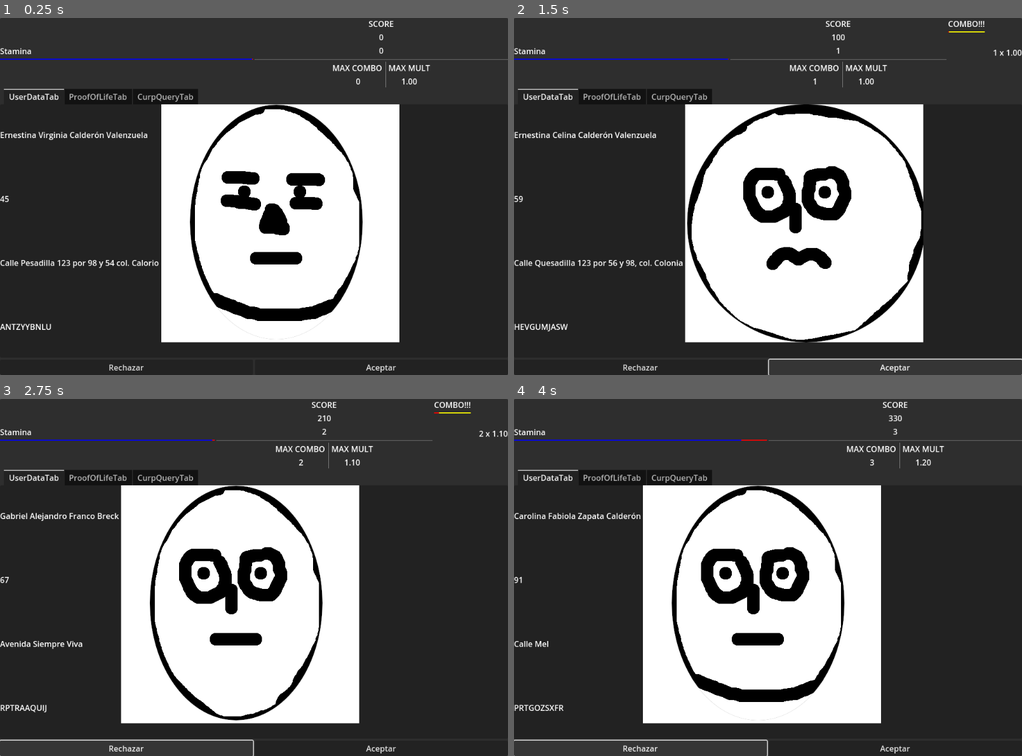
Above: before the commit, frames 1-4 (two rows, left to right).
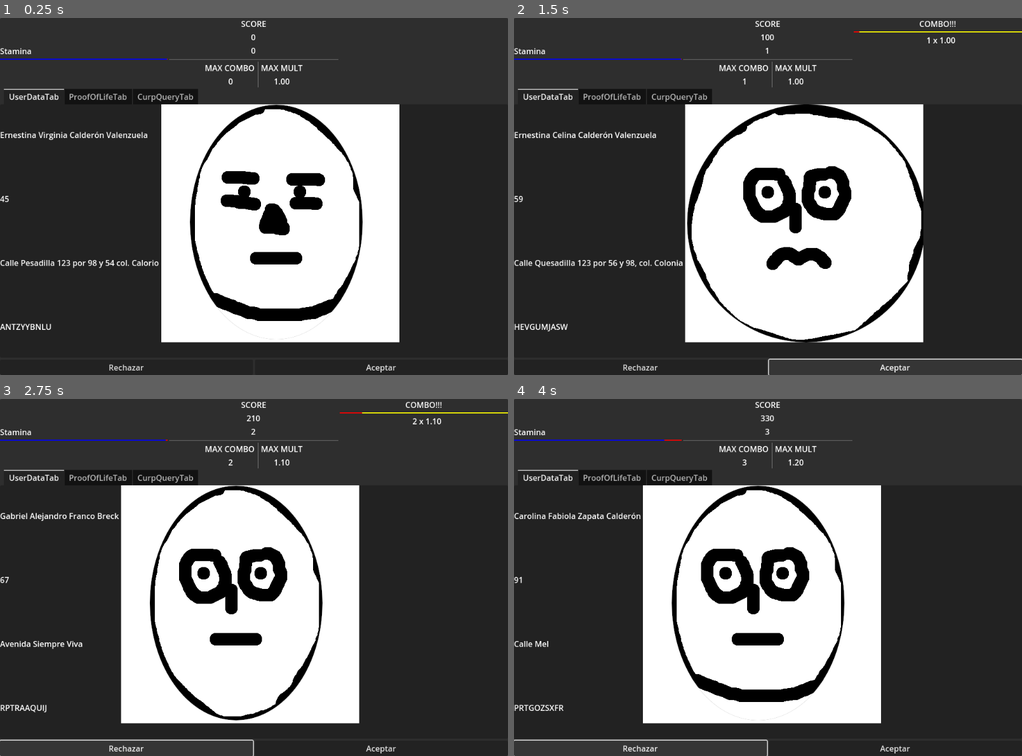
Above: after the commit, the same moments.

Repository: pyramid-seph/dash_dash_dashboard
Game: Godot game, scene res://scenes/Main.tscn
The game is run twice, just before and just after one commit, with the same random seed, the same clock (stepped at 60 frames per second) and the same inputs.
Inputs:
- Up to frame 1 (0.25 s): no input
- Up to frame 2 (1.5 s): click "Rechazar" at 0.5 s; click "Aceptar" at 1.25 s
- Up to frame 3 (2.75 s): click "Rechazar" at 2 s
- Up to frame 4 (4 s): click "Aceptar" at 2.75 s; click "Rechazar" at 3.5 s

The runs differ from the first frame. In frame 1, 0.7% of the frame differs, in the area x 32-100%, y 0-20%; in frame 2, 1.0%; in frame 3, 1.0%; in frame 4, 0.8%.

Commit message:
Change combo ui

Diff:
--- a/project.godot
+++ b/project.godot
@@ -14,7 +14,7 @@
 "language": &"GDScript",
 "path": "res://scenes/ClampedTimer.gd"
 }, {
-"base": "HBoxContainer",
+"base": "Control",
 "class": &"ComboBar",
 "language": &"GDScript",
 "path": "res://scenes/ComboBar.gd"
--- a/scenes/ComboBar.gd
+++ b/scenes/ComboBar.gd
@@ -1,9 +1,10 @@
 class_name ComboBar
-extends HBoxContainer
+extends Control
 
 
-@onready var progress_bar := $VBoxContainer/ProgressBar as TextureProgressBar
-@onready var multiplier_label := $MultiplierLabel as Label
+@onready var progress_bar := %ProgressBar as TextureProgressBar
+@onready var multiplier_label := %MultiplierLabel as Label
+@onready var container := $VBoxContainer
 
 
 var multiplier: float:
@@ -17,9 +18,13 @@
 		_change_multiplier_label()
 
 
-func _change_multiplier_label():
+func _change_multiplier_label() -> void:
 	multiplier_label.text = "%4.0f x %.2f" % [combo, multiplier]
 
 
 func update(max_val: float, curr_val: float) -> void:
 	progress_bar.value = curr_val / max_val * progress_bar.max_value
+
+
+func show_combo_bar(value: bool):
+	container.visible = value
--- a/scenes/ComboBar.tscn
+++ b/scenes/ComboBar.tscn
@@ -3,22 +3,28 @@
 [ext_resource type="Texture2D" uid="uid://1yc6pjqt5yb" path="res://assets/ui_bar_foreground.png" id="1_0hnkw"]
 [ext_resource type="Script" path="res://scenes/ComboBar.gd" id="1_o0wj5"]
 
-[node name="ComboBar" type="HBoxContainer"]
+[node name="ComboBar" type="Control"]
+layout_mode = 3
+anchors_preset = 0
 script = ExtResource("1_o0wj5")
 
 [node name="VBoxContainer" type="VBoxContainer" parent="."]
-offset_right = 74.0
-offset_bottom = 32.0
+visible = false
+layout_mode = 1
+anchors_preset = 10
+anchor_right = 1.0
+offset_bottom = 62.0
+grow_horizontal = 2
 
 [node name="Label" type="Label" parent="VBoxContainer"]
-offset_right = 74.0
-offset_bottom = 26.0
+unique_name_in_owner = true
+layout_mode = 2
 text = "COMBO!!!"
+horizontal_alignment = 1
 
 [node name="ProgressBar" type="TextureProgressBar" parent="VBoxContainer"]
-offset_top = 30.0
-offset_right = 74.0
-offset_bottom = 32.0
+unique_name_in_owner = true
+layout_mode = 2
 step = 0.0
 value = 100.0
 fill_mode = 1
@@ -32,9 +38,8 @@
 tint_under = Color(1, 0, 0, 1)
 tint_progress = Color(1, 1, 0, 1)
 
-[node name="MultiplierLabel" type="Label" parent="."]
-offset_left = 78.0
-offset_top = 3.0
-offset_right = 114.0
-offset_bottom = 29.0
-text = "x 3.0"
+[node name="MultiplierLabel" type="Label" parent="VBoxContainer"]
+unique_name_in_owner = true
+layout_mode = 2
+text = "99 x 3.0"
+horizontal_alignment = 1
--- a/scenes/GameOverPanel.gd
+++ b/scenes/GameOverPanel.gd
@@ -8,9 +8,9 @@
 
 
 func show_results(max_combo: int, max_multiplier: float, bonus_points: int, total_score: int) -> void:
-	max_combo_label.text = "MAX Combo: %s" % max_combo
-	max_multiplier_label.text = "MAX Multiplier: %s" % max_multiplier
-	bonus_points_label.text = "Bonus! (MAX Combo x MAX Multiplier x 100): %s" % bonus_points
+	max_combo_label.text = "MAX COMBO: %s" % max_combo
+	max_multiplier_label.text = "MAX MULT: %s" % max_multiplier
+	bonus_points_label.text = "Bonus! (MAX COMBO x MAX MULT x 100): %s" % bonus_points
 	total_score_label.text = "Total Score: %s" % total_score
 	visible = true
 
--- a/scenes/GameplayGui.tscn
+++ b/scenes/GameplayGui.tscn
@@ -20,6 +20,7 @@
 script = ExtResource("1_6yfmw")
 
 [node name="PanelContainer" type="PanelContainer" parent="."]
+layout_mode = 1
 anchors_preset = 15
 anchor_right = 1.0
 anchor_bottom = 1.0
@@ -27,131 +28,118 @@
 grow_vertical = 2
 
 [node name="VBoxContainer" type="VBoxContainer" parent="PanelContainer"]
-offset_right = 1024.0
-offset_bottom = 720.0
+layout_mode = 2
 
 [node name="HUD" type="HBoxContainer" parent="PanelContainer/VBoxContainer"]
-offset_right = 1024.0
-offset_bottom = 154.0
+layout_mode = 2
 size_flags_vertical = 0
 alignment = 1
 
 [node name="StaminaTimer" parent="PanelContainer/VBoxContainer/HUD" instance=ExtResource("2_0eg3r")]
 unique_name_in_owner = true
-offset_top = 61.0
-offset_right = 510.0
-offset_bottom = 93.0
+layout_mode = 2
 size_flags_horizontal = 3
 
 [node name="ScorePanel" parent="PanelContainer/VBoxContainer/HUD" instance=ExtResource("3_6jtmv")]
 unique_name_in_owner = true
-offset_left = 514.0
-offset_right = 1024.0
-offset_bottom = 154.0
+layout_mode = 2
 size_flags_horizontal = 3
 
 [node name="RequestComboCounter" parent="PanelContainer/VBoxContainer/HUD" instance=ExtResource("3_fqvos")]
 unique_name_in_owner = true
-visible = false
+layout_mode = 2
+size_flags_horizontal = 3
 
 [node name="GridContainer" type="HBoxContainer" parent="PanelContainer/VBoxContainer"]
-offset_top = 158.0
-offset_right = 1024.0
-offset_bottom = 720.0
+layout_mode = 2
 size_flags_vertical = 3
 
 [node name="ChallengeButtons" type="VBoxContainer" parent="PanelContainer/VBoxContainer/GridContainer"]
 visible = false
+layout_mode = 2
 
 [node name="ChallengesLabel" type="Label" parent="PanelContainer/VBoxContainer/GridContainer/ChallengeButtons"]
+layout_mode = 2
 text = "Challenges"
 
 [node name="ChallengeOneButton" type="Button" parent="PanelContainer/VBoxContainer/GridContainer/ChallengeButtons"]
+layout_mode = 2
 text = "ONE"
 
 [node name="ChallengeTwoButton" type="Button" parent="PanelContainer/VBoxContainer/GridContainer/ChallengeButtons"]
+layout_mode = 2
 text = "TWO"
 
 [node name="ChallengeThreeButton" type="Button" parent="PanelContainer/VBoxContainer/GridContainer/ChallengeButtons"]
+layout_mode = 2
 text = "THREE"
 
 [node name="VBoxContainer" type="VBoxContainer" parent="PanelContainer/VBoxContainer/GridContainer"]
-offset_right = 1024.0
-offset_bottom = 562.0
+layout_mode = 2
 size_flags_horizontal = 3
 
 [node name="ChallengeTabs" type="TabContainer" parent="PanelContainer/VBoxContainer/GridContainer/VBoxContainer"]
-offset_right = 1024.0
-offset_bottom = 527.0
+layout_mode = 2
 size_flags_horizontal = 3
 size_flags_vertical = 3
 
 [node name="UserDataTab" type="HBoxContainer" parent="PanelContainer/VBoxContainer/GridContainer/VBoxContainer/ChallengeTabs"]
 unique_name_in_owner = true
-anchors_preset = 15
-anchor_right = 1.0
-anchor_bottom = 1.0
-offset_top = 31.0
+layout_mode = 2
 script = ExtResource("3_g15n0")
 
 [node name="VBoxContainer" type="VBoxContainer" parent="PanelContainer/VBoxContainer/GridContainer/VBoxContainer/ChallengeTabs/UserDataTab"]
-offset_right = 234.0
-offset_bottom = 496.0
+layout_mode = 2
 
 [node name="FullName" type="Label" parent="PanelContainer/VBoxContainer/GridContainer/VBoxContainer/ChallengeTabs/UserDataTab/VBoxContainer"]
-offset_top = 47.0
-offset_right = 234.0
-offset_bottom = 73.0
+layout_mode = 2
 size_flags_vertical = 6
 text = "Name: My othercool full name"
 
 [node name="Age" type="Label" parent="PanelContainer/VBoxContainer/GridContainer/VBoxContainer/ChallengeTabs/UserDataTab/VBoxContainer"]
-offset_top = 172.0
-offset_right = 234.0
-offset_bottom = 198.0
+layout_mode = 2
 size_flags_vertical = 6
 text = "Age: My Cool Age"
 
 [node name="Address" type="Label" parent="PanelContainer/VBoxContainer/GridContainer/VBoxContainer/ChallengeTabs/UserDataTab/VBoxContainer"]
-offset_top = 297.0
-offset_right = 234.0
-offset_bottom = 323.0
+layout_mode = 2
 size_flags_vertical = 6
 text = "Address My Cool Address"
 
 [node name="Curp" type="Label" parent="PanelContainer/VBoxContainer/GridContainer/VBoxContainer/ChallengeTabs/UserDataTab/VBoxContainer"]
-offset_top = 422.0
-offset_right = 234.0
-offset_bottom = 448.0
+layout_mode = 2
 size_flags_vertical = 6
 text = "Address My Cool Address"
 
 [node name="Reviewed" type="CheckBox" parent="PanelContainer/VBoxContainer/GridContainer/VBoxContainer/ChallengeTabs/UserDataTab/VBoxContainer"]
 visible = false
+layout_mode = 2
 size_flags_horizontal = 4
 size_flags_vertical = 8
 text = "Revisado"
 
 [node name="PersonImage" parent="PanelContainer/VBoxContainer/GridContainer/VBoxContainer/ChallengeTabs/UserDataTab" instance=ExtResource("3_vdsu5")]
-offset_left = 238.0
-offset_right = 1024.0
-offset_bottom = 496.0
+layout_mode = 2
 size_flags_horizontal = 3
 size_flags_vertical = 1
 
 [node name="ProofOfLifeTab" type="VBoxContainer" parent="PanelContainer/VBoxContainer/GridContainer/VBoxContainer/ChallengeTabs"]
 unique_name_in_owner = true
 visible = false
+layout_mode = 2
 script = ExtResource("4_1il7u")
 
 [node name="Video" type="CenterContainer" parent="PanelContainer/VBoxContainer/GridContainer/VBoxContainer/ChallengeTabs/ProofOfLifeTab"]
+layout_mode = 2
 size_flags_vertical = 3
 use_top_left = true
 
 [node name="PersonImage" parent="PanelContainer/VBoxContainer/GridContainer/VBoxContainer/ChallengeTabs/ProofOfLifeTab/Video" instance=ExtResource("3_vdsu5")]
+layout_mode = 2
 
 [node name="Reviewed" type="CheckBox" parent="PanelContainer/VBoxContainer/GridContainer/VBoxContainer/ChallengeTabs/ProofOfLifeTab"]
 visible = false
+layout_mode = 2
 size_flags_horizontal = 4
 size_flags_vertical = 8
 text = "Revisado"
@@ -159,47 +147,49 @@
 [node name="CurpQueryTab" type="HBoxContainer" parent="PanelContainer/VBoxContainer/GridContainer/VBoxContainer/ChallengeTabs"]
 unique_name_in_owner = true
 visible = false
+layout_mode = 2
 script = ExtResource("2_kph81")
 
 [node name="VBoxContainer" type="VBoxContainer" parent="PanelContainer/VBoxContainer/GridContainer/VBoxContainer/ChallengeTabs/CurpQueryTab"]
+layout_mode = 2
 
 [node name="FullName" type="Label" parent="PanelContainer/VBoxContainer/GridContainer/VBoxContainer/ChallengeTabs/CurpQueryTab/VBoxContainer"]
+layout_mode = 2
 size_flags_vertical = 6
 text = "Name: My othercool full name"
 
 [node name="Age" type="Label" parent="PanelContainer/VBoxContainer/GridContainer/VBoxContainer/ChallengeTabs/CurpQueryTab/VBoxContainer"]
+layout_mode = 2
 size_flags_vertical = 6
 text = "Age: My Cool Age"
 
 [node name="Address" type="Label" parent="PanelContainer/VBoxContainer/GridContainer/VBoxContainer/ChallengeTabs/CurpQueryTab/VBoxContainer"]
+layout_mode = 2
 size_flags_vertical = 6
 text = "Address My Cool Address"
 
 [node name="Curp" type="Label" parent="PanelContainer/VBoxContainer/GridContainer/VBoxContainer/ChallengeTabs/CurpQueryTab/VBoxContainer"]
+layout_mode = 2
 size_flags_vertical = 6
 text = "Address My Cool Address"
 
 [node name="Reviewed" type="CheckBox" parent="PanelContainer/VBoxContainer/GridContainer/VBoxContainer/ChallengeTabs/CurpQueryTab/VBoxContainer"]
 visible = false
+layout_mode = 2
 size_flags_horizontal = 4
 size_flags_vertical = 8
 text = "Revisado"
 
 [node name="CommitmentButtons" type="HBoxContainer" parent="PanelContainer/VBoxContainer/GridContainer/VBoxContainer"]
-offset_top = 531.0
-offset_right = 1024.0
-offset_bottom = 562.0
+layout_mode = 2
 
 [node name="RejectButton" type="Button" parent="PanelContainer/VBoxContainer/GridContainer/VBoxContainer/CommitmentButtons"]
-offset_right = 510.0
-offset_bottom = 31.0
+layout_mode = 2
 size_flags_horizontal = 3
 text = "Rechazar"
 
 [node name="AcceptButton" type="Button" parent="PanelContainer/VBoxContainer/GridContainer/VBoxContainer/CommitmentButtons"]
-offset_left = 514.0
-offset_right = 1024.0
-offset_bottom = 31.0
+layout_mode = 2
 size_flags_horizontal = 3
 text = "Aceptar
 "
@@ -207,6 +197,7 @@
 [node name="DebugPanel" type="PanelContainer" parent="."]
 visible = false
 custom_minimum_size = Vector2(512, 0)
+layout_mode = 1
 anchors_preset = 6
 anchor_left = 1.0
 anchor_top = 0.5
@@ -219,6 +210,7 @@
 grow_vertical = 2
 
 [node name="Debug" type="Label" parent="DebugPanel"]
+layout_mode = 2
 size_flags_vertical = 1
 text = "DEBUG TEXT"
 autowrap_mode = 3
@@ -226,6 +218,7 @@
 [node name="PausePanel" type="PanelContainer" parent="."]
 process_mode = 3
 visible = false
+layout_mode = 1
 anchors_preset = 15
 anchor_right = 1.0
 anchor_bottom = 1.0
@@ -233,13 +226,14 @@
 grow_vertical = 2
 
 [node name="Pause" type="Label" parent="PausePanel"]
+layout_mode = 2
 text = "PAUSA"
 horizontal_alignment = 1
 vertical_alignment = 1
 
 [node name="GameOverResults" type="PanelContainer" parent="."]
 process_mode = 3
-visible = false
+layout_mode = 1
 anchors_preset = 15
 anchor_right = 1.0
 anchor_bottom = 1.0
@@ -248,26 +242,34 @@
 script = ExtResource("6_cvt1o")
 
 [node name="VBoxContainer" type="VBoxContainer" parent="GameOverResults"]
+layout_mode = 2
+size_flags_horizontal = 4
+size_flags_vertical = 4
 
 [node name="GameOver" type="Label" parent="GameOverResults/VBoxContainer"]
+layout_mode = 2
 text = "GAME OVER!"
 horizontal_alignment = 1
 vertical_alignment = 1
 
 [node name="MaxCombo" type="Label" parent="GameOverResults/VBoxContainer"]
 unique_name_in_owner = true
+layout_mode = 2
 text = "100"
 
 [node name="MaxMultiplier" type="Label" parent="GameOverResults/VBoxContainer"]
 unique_name_in_owner = true
+layout_mode = 2
 text = "1.50"
 
 [node name="BonusPoints" type="Label" parent="GameOverResults/VBoxContainer"]
 unique_name_in_owner = true
+layout_mode = 2
 text = "Bonus! 999"
 
 [node name="TotalScore" type="Label" parent="GameOverResults/VBoxContainer"]
 unique_name_in_owner = true
+layout_mode = 2
 text = "99999"
 
 [connection signal="pressed" from="PanelContainer/VBoxContainer/GridContainer/VBoxContainer/CommitmentButtons/RejectButton" to="." method="_on_reject_button_pressed"]
--- a/scenes/Main.gd
+++ b/scenes/Main.gd
@@ -43,7 +43,7 @@
 	gameplay_gui.update_max_combo(_max_combo)
 	gameplay_gui.update_correct_guessess(_correct_guesses)
 	request_combo_mngr.combo_started.connect(func(multiplier, combo):
-		gameplay_gui.request_combo_counter.visible = true
+		gameplay_gui.request_combo_counter.show_combo_bar(true)
 		gameplay_gui.request_combo_counter.combo = combo
 		gameplay_gui.request_combo_counter.multiplier = multiplier
 	)
@@ -52,7 +52,7 @@
 		gameplay_gui.request_combo_counter.multiplier = multiplier
 	)
 	request_combo_mngr.combo_broken.connect(func():
-		gameplay_gui.request_combo_counter.visible = false
+		gameplay_gui.request_combo_counter.show_combo_bar(false)
 	)
 
 
